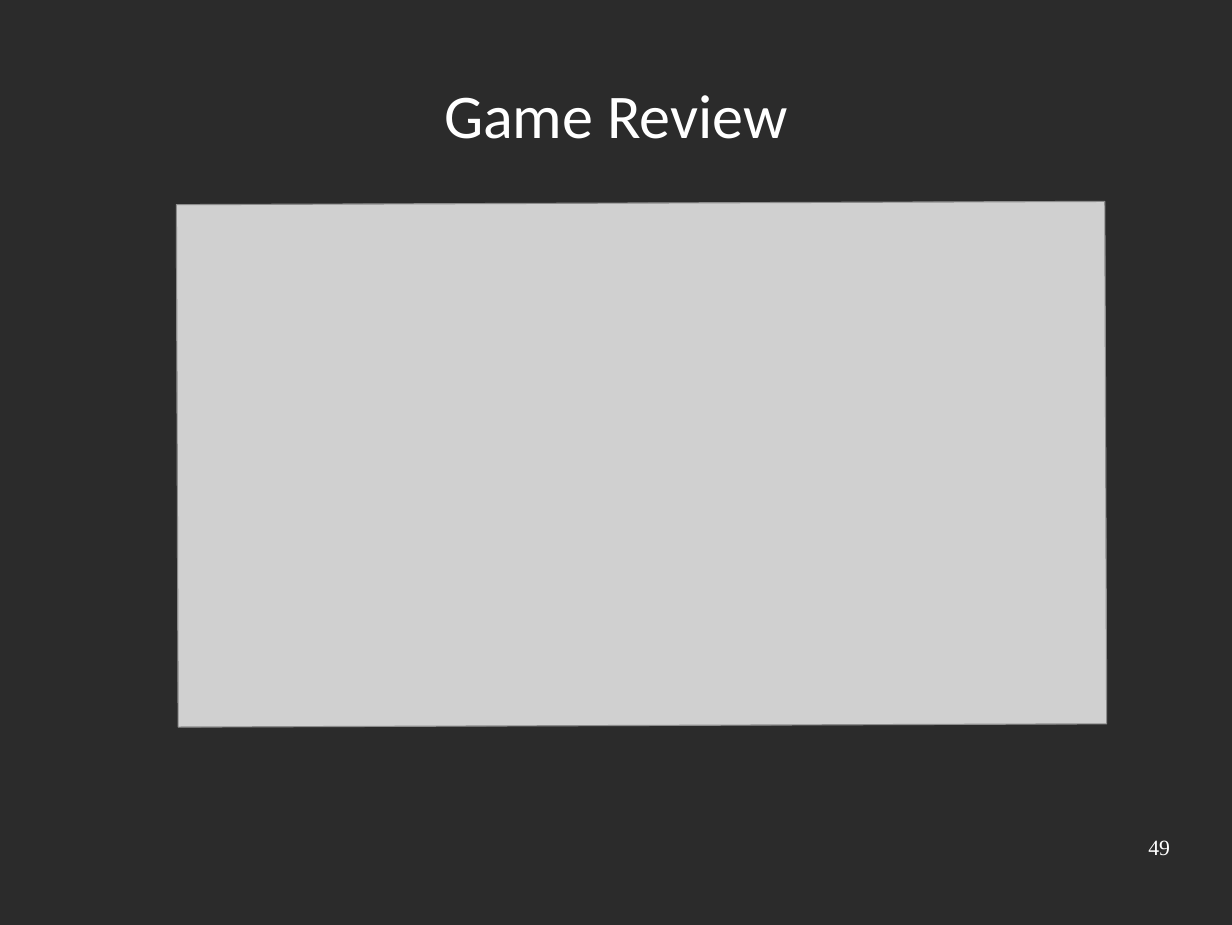
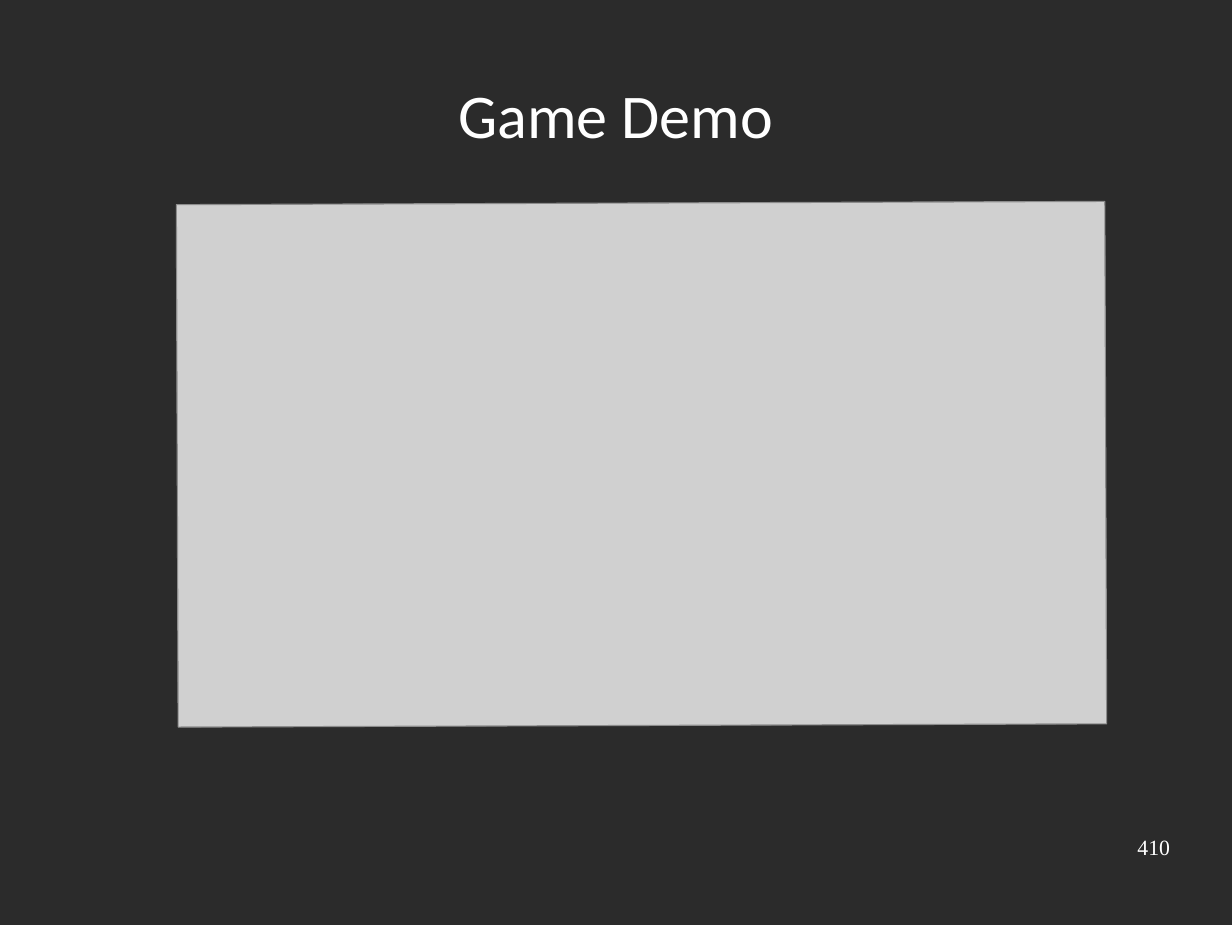
Before and after one commit to Rust-Mikrocontroller-Praktikum-2017/megamaertz, a slide deck: slide 10 of slides/slides.odp (slide 9 before the commit). Drawn at 1232x925 pixels with LibreOffice and Linux fonts; fonts in the diff are those of the drawing; grey boxes stand for pictures; background and template pictures are left out; a plain dark background stands for a picture behind light text. Boxes give left, top, right and bottom in pixels: in the first picture for what was removed or moved away, otherwise in the second. Text is boxed around its words. In the diff, an @@ line names an element or a change of style, - is before the commit and + after.

```diff
--- a/slides/slides.odp
+++ b/slides/slides.odp
@@ title at <box>459,97,773,139</box>: text changed @@
-Game Review
+Game Demo
@@ page number at <box>1137,840,1170,855</box>: text changed @@
-49
+410
```
Also in this commit, not shown: 5 other slides changed, 1 slide added, 9 other files.
